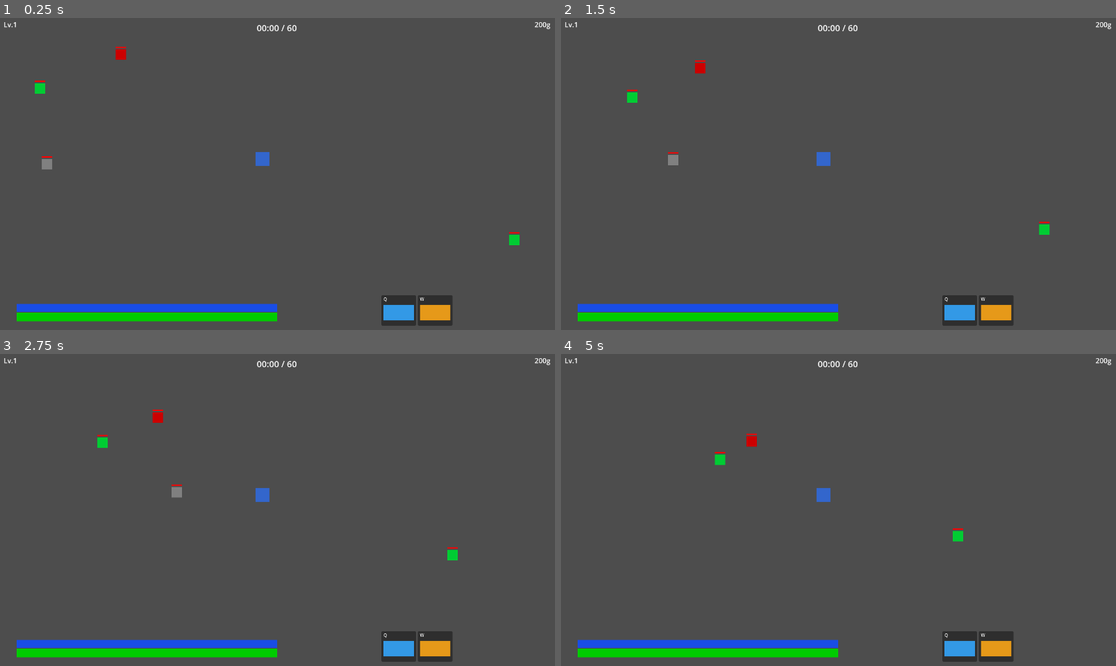
Above: before the commit, frames 1-4 (two rows, left to right).
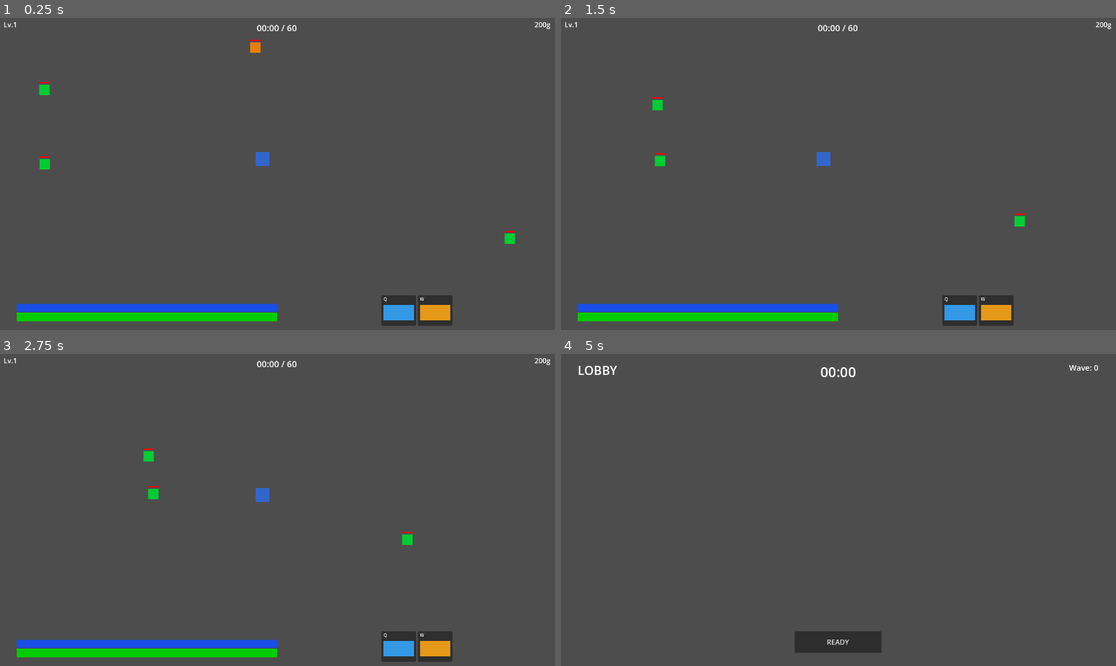
Above: after the commit, the same moments.

Repository: zhistokoepvpp-ctrl/hero-chaos
Game: Godot game, scene res://Scenes/Arena.tscn
Same seed, same stepped clock (60 frames per second), same inputs: the game is played once before the commit and once after it. This scene is started directly instead of the project's main scene.
Inputs (mouse positions are in pixels of both pictures, inside the frame that each line leads up to):
- Up to frame 1 (0.25 s): no input
- Up to frame 2 (1.5 s): move the mouse to (960, 158) at 0.52 s; tap Q (ability_q) at 0.6 s; click (960, 158) at 0.67 s; drag from (727, 189) to (810, 236) at 1.27 s
- Up to frame 3 (2.75 s): move the mouse to (333, 441) at 2.02 s; tap Q (ability_q) at 2.1 s; click (333, 441) at 2.17 s
- Up to frame 4 (5 s): drag from (810, 572) to (672, 463) at 2.77 s; move the mouse to (1005, 556) at 3.52 s; tap Q (ability_q) at 3.6 s; click (1005, 556) at 3.67 s; drag from (672, 463) to (755, 432) at 4.27 s

The runs differ from the first frame. In frame 1, 0.4% of the frame differs, in the area x 6-94%, y 6-73%; in frame 2, 0.5%; in frame 3, 0.5%; in frame 4, 5.3%, in the area x 0-100%, y 1-99%.
Error before the commit: Invalid access to property or key 'player_data' on a base object of type 'Nil'. (res://Scripts/UI/ArenaUI.gd:160)
Error after the commit: Invalid access to property or key 'player_data' on a base object of type 'Nil'. (res://Scripts/UI/ArenaUI.gd:169)

Commit message:
phase3: GDD-aligned monsters (Bat/Spitter/Shieldbearer/Ghost), wave schedule, stats, overtime, spitter poison, ghost phasing

Diff:
--- a/game/Scripts/Enemies/MonsterBase.gd
+++ b/game/Scripts/Enemies/MonsterBase.gd
@@ -11,14 +11,18 @@
 var gold_reward: int = 10
 var xp_reward: int = 20
 var monster_type: String = "slime"
+var is_spitter: bool = false
 
 var _target = null
 var _target_player_data = null
 var _atk_timer: float = 0.0
 var _alive: bool = true
+var _invulnerable: bool = false
+var _phase_timer: float = 0.0
 
 signal died(gold: int, xp: int, position: Vector2)
 signal dealt_damage(amount: float)
+signal spitter_poison_applied()
 
 func _init(data: Dictionary = {}):
 	if data.has("hp"): hp = data.hp; max_hp = data.hp
@@ -30,6 +34,7 @@
 	if data.has("gold_reward"): gold_reward = data.gold_reward
 	if data.has("xp_reward"): xp_reward = data.xp_reward
 	if data.has("type"): monster_type = data.type
+	is_spitter = monster_type == "spitter"
 
 func _ready():
 	_setup_visual()
@@ -37,8 +42,20 @@
 func _process(delta):
 	if not _alive or not _target:
 		return
+
+	if monster_type == "ghost":
+		_phase_timer += delta
+		if _phase_timer >= 4.0:
+			_invulnerable = true
+			modulate = Color(0.5, 0.5, 1.0, 0.5)
+		if _invulnerable and _phase_timer >= 4.5:
+			_invulnerable = false
+			_phase_timer = 0.0
+			modulate = Color.WHITE
+
 	_atk_timer -= delta
 	var dist = position.distance_to(_target.position)
+
 	if dist > attack_range:
 		var dir = (_target.position - position).normalized()
 		position += dir * speed * delta
@@ -49,14 +66,16 @@
 func _attack_target():
 	if not _target or not _alive:
 		return
-	var dmg = damage - armor
-	_on_deal_damage(max(1, dmg))
+	var dmg = max(1, damage - armor)
+	_on_deal_damage(dmg)
 
 func _on_deal_damage(amount: float):
 	dealt_damage.emit(amount)
+	if is_spitter:
+		spitter_poison_applied.emit()
 
 func take_damage(amount: float) -> bool:
-	if not _alive:
+	if not _alive or _invulnerable:
 		return false
 	hp -= amount
 	if hp <= 0:
@@ -90,13 +109,13 @@
 func _get_monster_color() -> Color:
 	match monster_type:
 		"slime": return Color(0, 0.8, 0.2)
-		"wolf": return Color(0.5, 0.5, 0.5)
 		"skeleton": return Color(0.8, 0.8, 0.6)
-		"golem": return Color(0.4, 0.3, 0.1)
+		"bat": return Color(0.4, 0.2, 0.6)
+		"demon": return Color(0.8, 0.2, 0.1)
+		"spitter": return Color(0.9, 0.7, 0.1)
+		"shieldbearer": return Color(0.3, 0.3, 0.8)
 		"ghost": return Color(0.7, 0.5, 0.9)
-		"demon": return Color(0.8, 0.2, 0.1)
-		"elemental": return Color(0.2, 0.6, 0.9)
-		"boss_giant": return Color(0.9, 0.5, 0.0)
-		"boss_chaos": return Color(0.9, 0.0, 0.5)
+		"boss_golem": return Color(0.9, 0.5, 0.0)
+		"boss_lich": return Color(0.2, 0.5, 0.9)
 		"boss_dragon": return Color(0.8, 0.0, 0.0)
 		_: return Color(0.5, 0.0, 0.5)
--- a/game/Scripts/Enemies/WaveManager.gd
+++ b/game/Scripts/Enemies/WaveManager.gd
@@ -8,47 +8,45 @@
 
 signal monster_spawned(monster: MonsterBase)
 
-func _ready():
-	pass
-
 func spawn_wave(wave_number: int):
 	_clear_monsters()
 	var count = _get_monster_count(wave_number)
-	var types = _get_wave_types(wave_number)
+	var pool = _build_type_pool(wave_number, count)
 
-	for i in range(count):
-		var t = types[i % types.size()]
+	for t in pool:
 		var data = _get_monster_stats(t, wave_number)
 		var m = MonsterBase.new(data)
 		m.set_target(hero_node, hero_data)
 		m.position = _get_spawn_position()
+		_setup_special(m, t)
 
 		if arena_view:
 			arena_view.add_child(m)
-
 		monsters.append(m)
 		monster_spawned.emit(m)
 
 	if wave_number % Constants.BOSS_INTERVAL == 0:
 		_spawn_boss(wave_number)
 
+func _setup_special(m: MonsterBase, t: String):
+	match t:
+		"demon": m.attack_range = 300.0
+		"spitter": m.attack_range = 280.0
+		"shieldbearer": m.set_meta("block_aura", true)
+		"ghost": m.set_meta("phasing", true)
+
 func _spawn_boss(wave_number: int):
-	var boss_types = ["boss_giant", "boss_chaos", "boss_dragon"]
-	var boss_type = boss_types[(wave_number / Constants.BOSS_INTERVAL - 1) % boss_types.size()]
+	var boss_type = "boss_golem"
+	if wave_number >= 20: boss_type = "boss_lich"
+	if wave_number >= 30: boss_type = "boss_dragon"
+
 	var data = _get_monster_stats(boss_type, wave_number)
-	data.hp *= 3.0
-	data.damage *= 2.0
-	data.speed *= 0.7
-	data.gold_reward *= 5
-	data.xp_reward *= 5
-
 	var boss = MonsterBase.new(data)
 	boss.set_target(hero_node, hero_data)
-	boss.position = _get_spawn_position()
+	boss.position = Vector2(590, 50)
 
 	if arena_view:
 		arena_view.add_child(boss)
-
 	monsters.append(boss)
 	monster_spawned.emit(boss)
 
@@ -61,46 +59,69 @@
 func _get_monster_count(wave: int) -> int:
 	return Constants.MONSTER_BASE_COUNT + wave * Constants.MONSTER_COUNT_PER_WAVE
 
-func _get_wave_types(wave: int) -> Array:
-	if wave <= 3:
-		return ["slime", "wolf"]
+func _build_type_pool(wave: int, count: int) -> Array:
+	var types = []
+
+	if wave <= 2:
+		types = ["slime"]
+	elif wave <= 4:
+		types = ["slime", "slime", "slime", "skeleton", "skeleton"]
 	elif wave <= 6:
-		return ["slime", "wolf", "skeleton"]
-	elif wave <= 10:
-		return ["wolf", "skeleton", "golem"]
-	elif wave <= 15:
-		return ["skeleton", "ghost", "demon"]
+		types = ["slime", "slime", "skeleton", "skeleton", "bat", "bat", "bat"]
+	elif wave == 7:
+		types = ["slime", "slime", "slime", "skeleton", "skeleton", "bat", "bat", "demon", "demon"]
+	elif wave <= 9:
+		types = ["slime", "skeleton", "bat", "demon", "spitter", "spitter"]
+	elif wave <= 11:
+		types = ["slime", "skeleton", "bat", "demon", "spitter"]
+	elif wave <= 14:
+		types = ["skeleton", "bat", "demon", "spitter", "shieldbearer"]
+	elif wave <= 19:
+		types = ["skeleton", "demon", "spitter", "shieldbearer", "ghost", "ghost"]
 	else:
-		return ["demon", "elemental", "ghost"]
+		types = ["demon", "spitter", "shieldbearer", "ghost"]
+
+	var pool = []
+	for i in range(count):
+		pool.append(types[i % types.size()])
+	pool.shuffle()
+	return pool
 
 func _get_monster_stats(type: String, wave: int) -> Dictionary:
 	var base_hp = 50.0
-	var base_dmg = 8.0
-	var base_spd = 80.0
+	var base_dmg = 5.0
+	var base_spd = 100.0
+	var base_arm = 0.0
+	var base_gold = 8
+	var base_xp = 10
+	var atk_range = 50.0
 
 	match type:
-		"slime": base_hp = 40; base_dmg = 5; base_spd = 60
-		"wolf": base_hp = 30; base_dmg = 8; base_spd = 120
-		"skeleton": base_hp = 60; base_dmg = 10; base_spd = 80
-		"golem": base_hp = 150; base_dmg = 15; base_spd = 40
-		"ghost": base_hp = 35; base_dmg = 12; base_spd = 100
-		"demon": base_hp = 80; base_dmg = 18; base_spd = 90
-		"elemental": base_hp = 50; base_dmg = 14; base_spd = 70
-		"boss_giant": base_hp = 500; base_dmg = 30; base_spd = 50
-		"boss_chaos": base_hp = 400; base_dmg = 35; base_spd = 70
-		"boss_dragon": base_hp = 600; base_dmg = 40; base_spd = 60
+		"slime": base_hp = 50; base_dmg = 5; base_spd = 100; base_arm = 0; base_gold = 8; base_xp = 10
+		"skeleton": base_hp = 40; base_dmg = 8; base_spd = 140; base_arm = 2; base_gold = 12; base_xp = 15
+		"bat": base_hp = 25; base_dmg = 6; base_spd = 200; base_arm = 0; base_gold = 6; base_xp = 8
+		"demon": base_hp = 80; base_dmg = 12; base_spd = 130; base_arm = 3; base_gold = 15; base_xp = 20; atk_range = 300
+		"spitter": base_hp = 35; base_dmg = 7; base_spd = 110; base_arm = 1; base_gold = 10; base_xp = 12; atk_range = 280
+		"shieldbearer": base_hp = 120; base_dmg = 4; base_spd = 80; base_arm = 8; base_gold = 20; base_xp = 25
+		"ghost": base_hp = 20; base_dmg = 10; base_spd = 180; base_arm = 0; base_gold = 12; base_xp = 18
+		"boss_golem": base_hp = 500; base_dmg = 25; base_spd = 80; base_arm = 10; base_gold = 200; base_xp = 500
+		"boss_lich": base_hp = 800; base_dmg = 15; base_spd = 100; base_arm = 5; base_gold = 200; base_xp = 500
+		"boss_dragon": base_hp = 1200; base_dmg = 35; base_spd = 120; base_arm = 8; base_gold = 200; base_xp = 500
 
 	var scale_hp = 1.0 + wave * Constants.MONSTER_HP_MULT
 	var scale_dmg = 1.0 + wave * Constants.MONSTER_DMG_MULT
+	var boss_div = 10.0 if "boss" in type else 1.0
+	var wave_div = wave / boss_div if "boss" in type else 1.0
 
 	return {
-		"hp": base_hp * scale_hp,
-		"damage": base_dmg * scale_dmg,
+		"hp": (base_hp * scale_hp * wave_div) if "boss" in type else (base_hp * scale_hp),
+		"damage": (base_dmg * scale_dmg * wave_div) if "boss" in type else (base_dmg * scale_dmg),
 		"speed": base_spd,
-		"attack_range": 50.0,
+		"armor": base_arm,
+		"attack_range": atk_range,
 		"attack_cooldown": 1.0,
-		"gold_reward": int(10 + wave * 2),
-		"xp_reward": int(20 + wave * 5),
+		"gold_reward": base_gold,
+		"xp_reward": base_xp,
 		"type": type
 	}
 
--- a/game/Scripts/UI/ArenaUI.gd
+++ b/game/Scripts/UI/ArenaUI.gd
@@ -72,8 +72,17 @@
 
 	_wave_manager.spawn_wave(GameManager.current_wave)
 
+var _poison_timer: float = 0.0
+var _poison_active: bool = false
+
 func _on_monster_spawned(monster: MonsterBase):
 	monster.dealt_damage.connect(_on_monster_damage)
+	if monster.is_spitter:
+		monster.spitter_poison_applied.connect(_on_spitter_poison)
+
+func _on_spitter_poison():
+	_poison_active = true
+	_poison_timer = 4.0
 
 func _on_monster_damage(amount: float):
 	if _current_hp <= 0:
@@ -172,6 +181,27 @@
 	if alive_monsters == 0 and snapshot.size() > 0:
 		_on_wave_cleared(0, 0)
 
+	if GameManager._overtime_active:
+		for m in _wave_manager.monsters:
+			if is_instance_valid(m) and m._alive:
+				var base_dmg = m.get_meta("base_dmg", m.damage)
+				var base_spd = m.get_meta("base_spd", m.speed)
+				m.set_meta("base_dmg", base_dmg)
+				m.set_meta("base_spd", base_spd)
+				var ot = GameManager._overtime_seconds
+				m.damage = base_dmg * (1.0 + ot * Constants.OVERTIME_DMG_PER_SEC)
+				m.speed = base_spd * (1.0 + ot * Constants.OVERTIME_SPD_PER_SEC)
+
+	if _poison_active:
+		_poison_timer -= delta
+		_current_hp -= 3.0 * delta
+		if _poison_timer <= 0:
+			_poison_active = false
+		if _current_hp <= 0:
+			_current_hp = 0
+			_on_hero_death()
+			return
+
 func _on_wave_cleared(_g: int, _x: int):
 	GameManager.on_wave_cleared(GameManager.local_player_id)
 	GameManager.start_lobby_phase()
@@ -190,8 +220,16 @@
 	if GameManager._wave_timer > 0:
 		var t = int(GameManager._wave_timer)
 		timer_label.text = "%02d:%02d / 60" % [t / 60, t % 60]
+		timer_label.modulate = Color.WHITE
 	elif GameManager._overtime_active:
-		timer_label.text = "OVERTIME"
+		var ot = GameManager._overtime_seconds
+		timer_label.text = "OVERTIME %.1f" % ot
+		if ot < 10:
+			timer_label.modulate = Color(1, 1, 0.5)
+		elif ot < 20:
+			timer_label.modulate = Color(1, 0.7, 0.2)
+		else:
+			timer_label.modulate = Color(1, 0.2, 0.1)
 
 	level_label.text = "Lv.%d" % p.level
 	gold_label.text = "%dg" % p.gold
